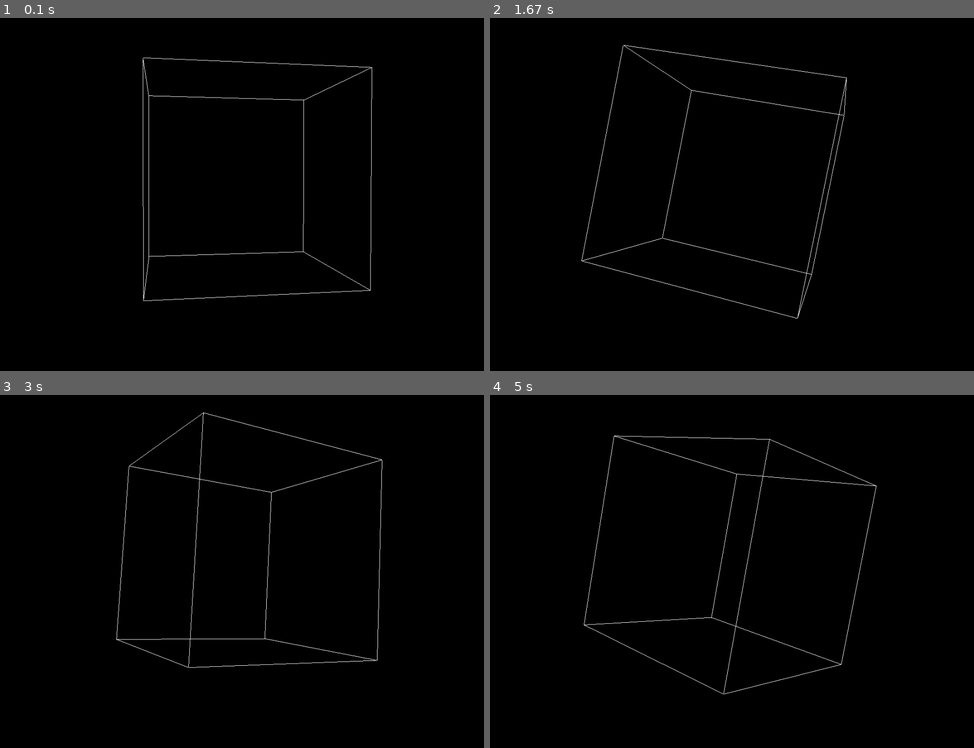
Above: before the commit, frames 1-4 (two rows, left to right).
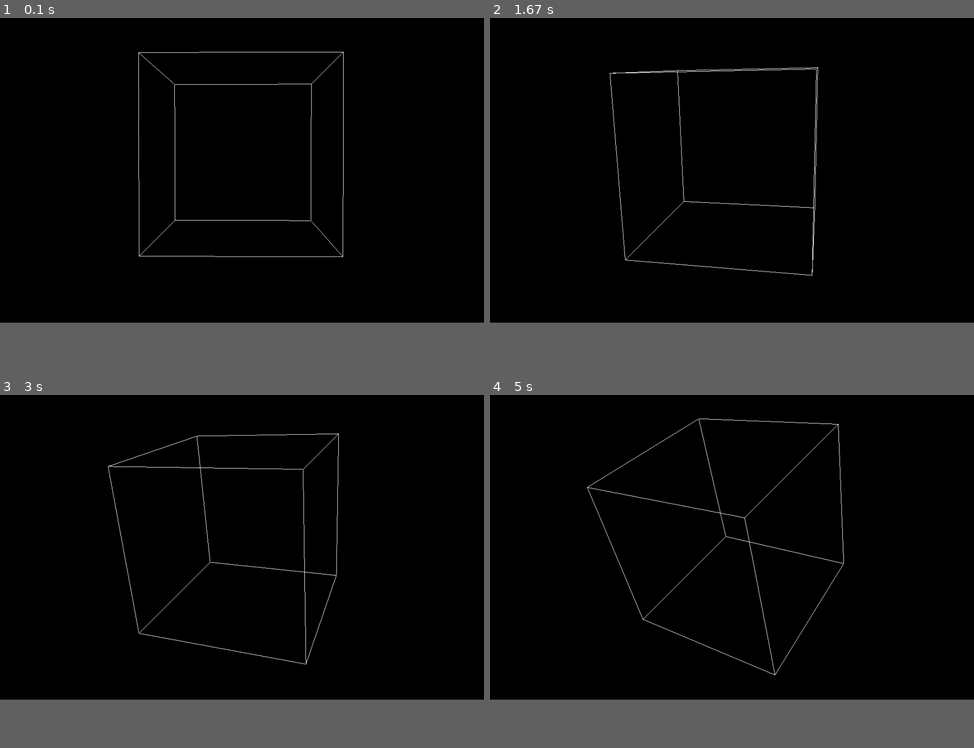
Above: after the commit, the same moments.

Repository: dvbridges/pyGames
Game: pygame game, started from OpenGL/rot_cube.py
The game is run twice, just before and just after one commit, with the same random seed, the same clock (stepped at 60 frames per second) and the same inputs.
Inputs:
- Up to frame 1 (0.1 s): no input
- Up to frame 2 (1.67 s): no input
- Up to frame 3 (3 s): no input
- Up to frame 4 (5 s): no input
The window is 900x720 before the commit and 900x630 after it. Grey fills any space a smaller window leaves; there, only what the larger window draws over its background counts as a difference.

The runs differ from the first frame. In frame 1, 1.8% of the frame differs, in the area x 28-77%, y 9-81%; in frame 2, 1.7%; in frame 3, 1.8%; in frame 4, 1.9%, in the area x 19-80%, y 6-85%.

Commit message:
Updates coordinates

Diff:
--- a/OpenGL/rot_cube.py
+++ b/OpenGL/rot_cube.py
@@ -4,15 +4,17 @@
 from OpenGL.GL import *
 from OpenGL.GLU import *
 
+# Note, vertices are (A,B,C,D,E,F,G,H) or (0,1,2,3,4,5,6,7). Positive x,y,z point right, up, backwards, respectively.
+
 vertices = (
+	(1,-1,1),
+	(-1,-1,1),
+	(-1,1,1),
+	(1,1,1),
 	(1,-1,-1),
-	(1,1,-1),
+	(-1,-1,-1),
 	(-1,1,-1),
-	(-1,-1,-1),
-	(1,-1,1),
-	(1,1,1),
-	(-1,-1,1),
-	(-1,1,1))
+	(1,1,-1),)
 
 edges = (
 	(0,1),
@@ -20,13 +22,13 @@
 	(0,4),
 	(2,1),
 	(2,3),
-	(2,7),
-	(6,3),
-	(6,4),
-	(6,7),
+	(2,6),
 	(5,1),
 	(5,4),
-	(5,7))
+	(5,6),
+	(7,3),
+	(7,4),
+	(7,6))
 
 def Cube():
 	glBegin(GL_LINES)
@@ -37,7 +39,7 @@
 
 def main():
 	pygame.init()
-	display = (1000,800)
+	display = (1000,700)
 	pygame.display.set_mode(display, DOUBLEBUF|OPENGL)
 	gluPerspective(45, (display[0]/display[1]), 0.1, 50.0)
 	glTranslatef(0.0,0.0, -5)
@@ -47,11 +49,11 @@
 			if event.type == pygame.QUIT:
 				pygame.quit()
 				quit()
-		glRotate(1,1,10,0)
+		glRotate(1,1,-1,0)
 		glClear(GL_COLOR_BUFFER_BIT|GL_DEPTH_BUFFER_BIT)
 		Cube()
 		pygame.display.flip()
-		pygame.time.wait(10)
+		pygame.time.wait(100)
 
 
 
